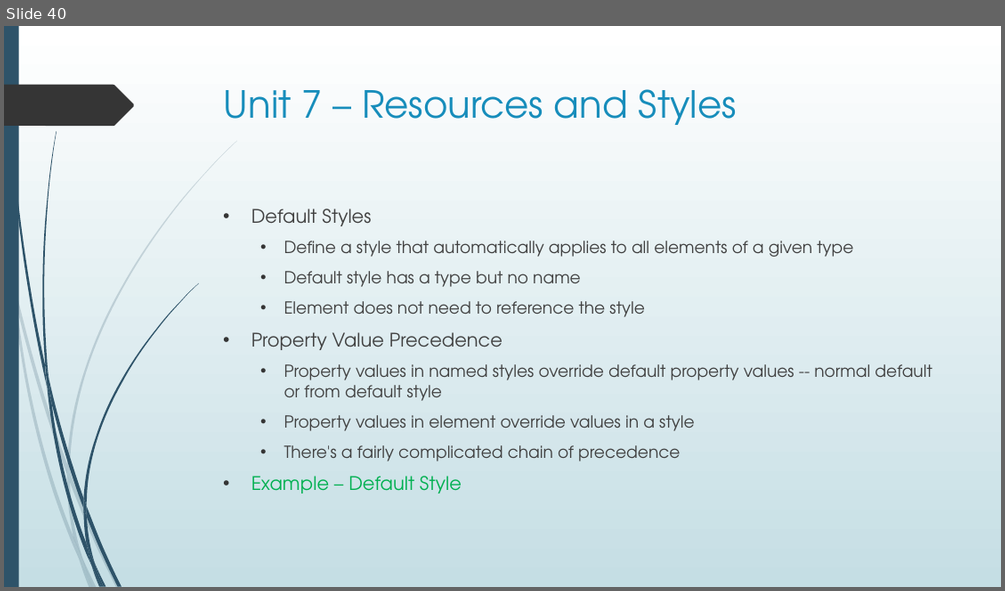
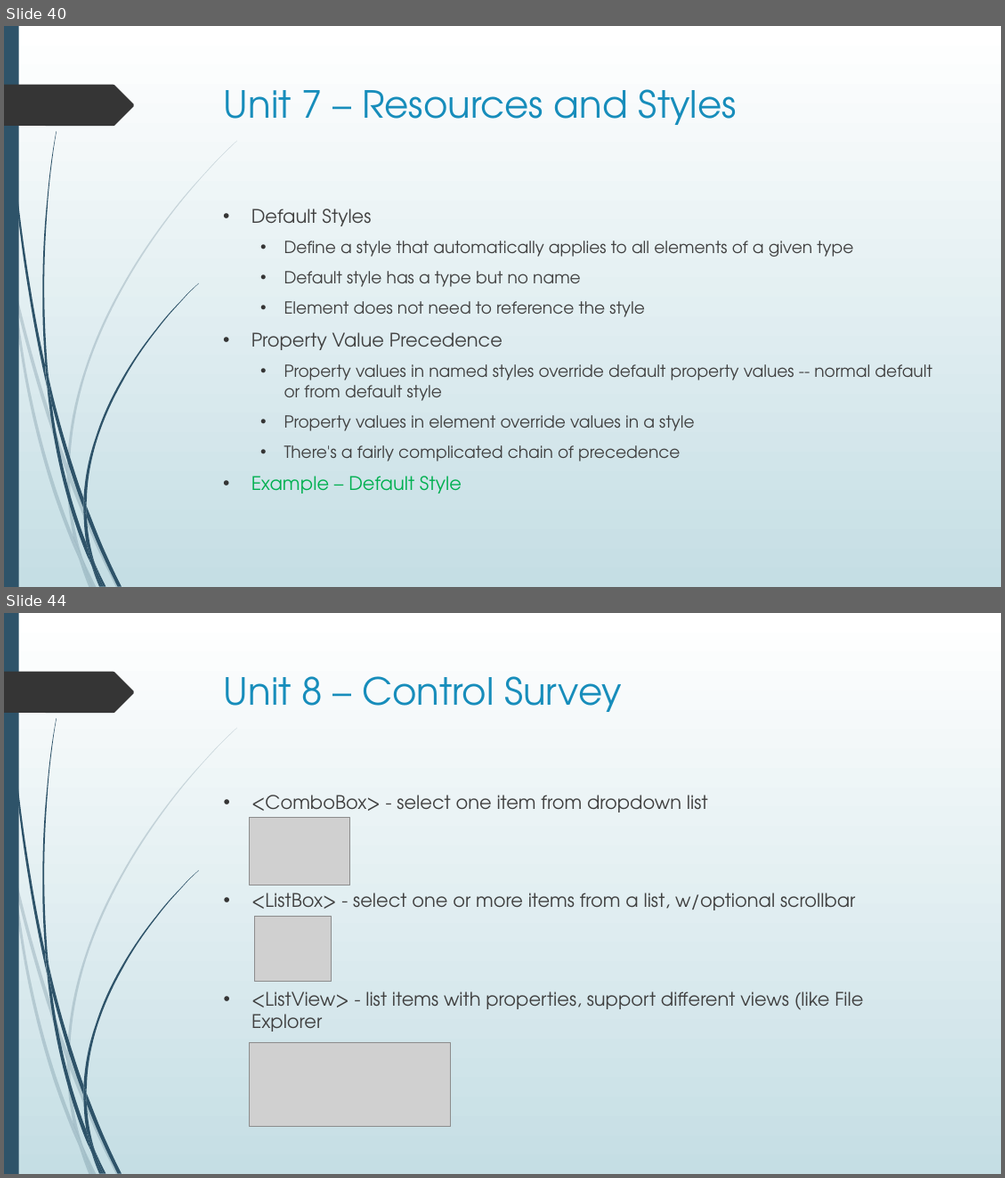
Before and after one commit to seanpsexton/wpf-workshop-solutions, a slide deck: WPF-Workshop-Sexton-Oct2023.pptx. Shown one above the other, each under a label of ours: slide 40 before the commit, slides 40 and 44 after it; the slides between them are not shown. The pictures are 1005x591 and 1005x1178 pixels, drawn with LibreOffice and Linux fonts; fonts in the diff are those of the drawing; grey boxes stand for pictures. Boxes give left, top, right and bottom in pixels: in the first picture for what was removed or moved away, otherwise in the second. Text is boxed around its words. In the diff, an @@ line names an element or a change of style, - is before the commit and + after.

Commit message:
Content thru Unit 8

```diff
--- a/WPF-Workshop-Sexton-Oct2023.pptx
+++ b/WPF-Workshop-Sexton-Oct2023.pptx
@@ slide 44 added at [4,613,1001,1174], background gradient #FFFFFF to #C5DEE5; not listed: 24 template elements that a slide beside it also shows @@
@@ title added at [224,676,621,712], 36 pt, text #178DBB @@
+Unit 8 – Control Survey
@@ text added at [251,795,863,1031], 18 pt, text #404040 @@
+• <ComboBox> - select one item from dropdown list
+• <ListBox> - select one or more items from a list, w/optional scrollbar
+• <ListView> - list items with properties, support different views (like File Explorer
@@ picture added at [250,817,349,885] @@
@@ picture added at [254,916,332,981] @@
@@ picture added at [250,1042,451,1126] @@
```
Also in this commit, not shown: 1 slide changed, 7 other slides added.
